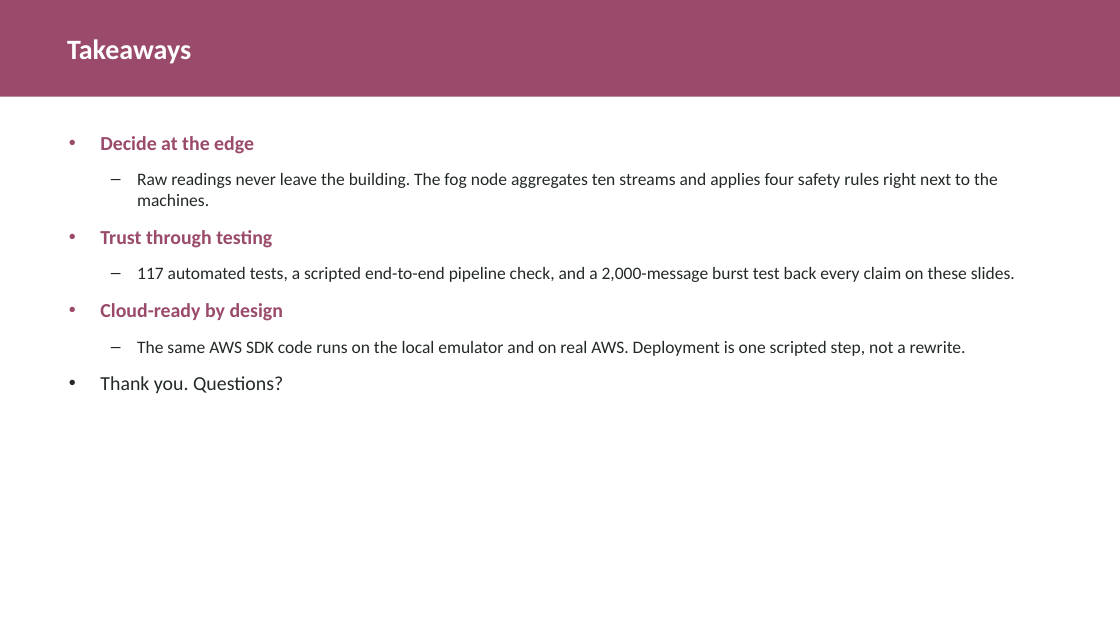
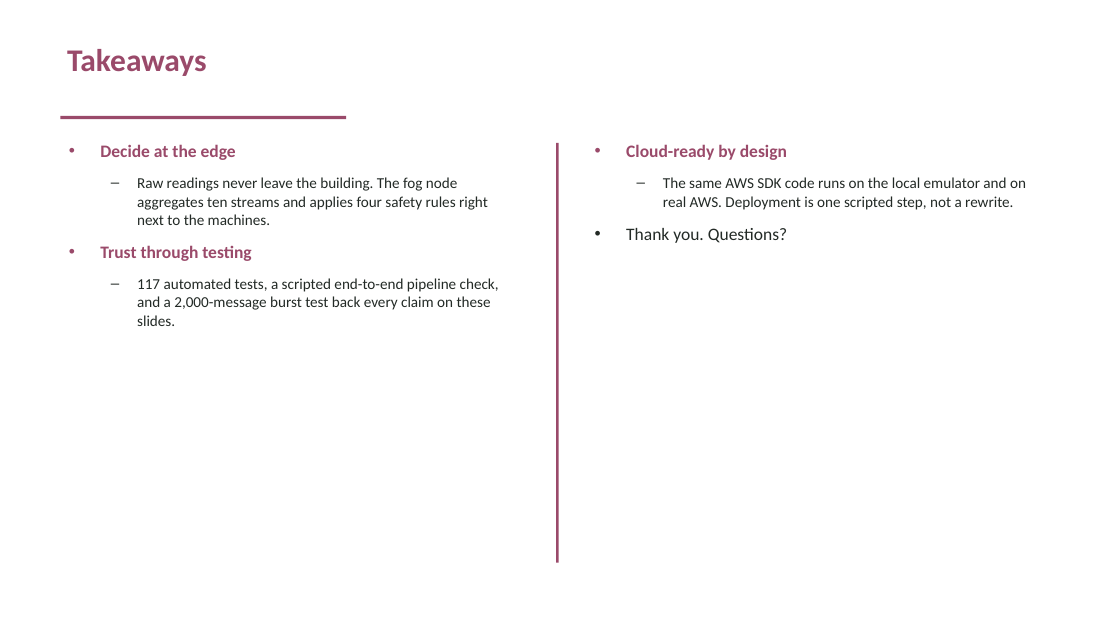
Before and after one commit to valletivarish/FEC_version_2, a slide deck: slide 6 of ppt/elevator-escalator-fleet-monitoring.pptx. Drawn at 1120x630 pixels with LibreOffice and Linux fonts; fonts in the diff are those of the drawing. Boxes give left, top, right and bottom in pixels: in the first picture for what was removed or moved away, otherwise in the second. Text is boxed around its words. In the diff, an @@ line names an element or a change of style, - is before the commit and + after.

Commit message:
Every deck now has a unique background architecture: add 13 more layouts (footer, rrail, frame, numtab, sidebarL, hangrule, bodycard, doublebar, bracketL, topline, lwash, tintstripe, splitcol); reassign all 13 non-deployed decks so all 25 use a distinct content architecture (no template reuses a deployed deck's structure)

```diff
--- a/ppt/elevator-escalator-fleet-monitoring.pptx
+++ b/ppt/elevator-escalator-fleet-monitoring.pptx
@@ rectangle removed at [0,0,1120,97] @@
@@ title "Takeaways": place and size @@
-title "Takeaways" at [67,39,191,64]
+title "Takeaways" at [67,49,207,76]
@@ title "Takeaways" at [67,49,207,76]: size 24 to 27 pt, text colour #FFFFFF to #9A4A6A; vertical alignment middle to top @@
@@ rectangle added at [60,116,346,119], fill #9A4A6A @@
@@ text "Decide at the edge": place and size @@
-text "Decide at the edge" at [100,136,1015,394]
+text "Decide at the edge" at [100,144,499,326]
@@ text "Decide at the edge" at [100,144,499,326]: size 17 to 15 pt in "Decide at the edge", "Trust through testing"; size 15 to 13 pt in "Raw readings never leave the building. The ...", "117 automated tests, a scripted end-to-end pipeline ..."; less space between paragraphs @@
@@ rectangle added at [556,143,559,563], fill #9A4A6A @@
@@ text added at [626,144,1026,243], 13 pt, text #232A26 @@
+• Cloud-ready by design
+  – The same AWS SDK code runs on the local emulator and on real AWS. Deployment is one scripted step, not a rewrite.
+• Thank you. Questions?
@@ text at [100,303,966,394]: paragraphs removed @@
-• Cloud-ready by design
-  – The same AWS SDK code runs on the local emulator and on real AWS. Deployment is one scripted step, not a rewrite.
-• Thank you. Questions?
```
Also in this commit, not shown: 4 other slides changed, 24 other files.
